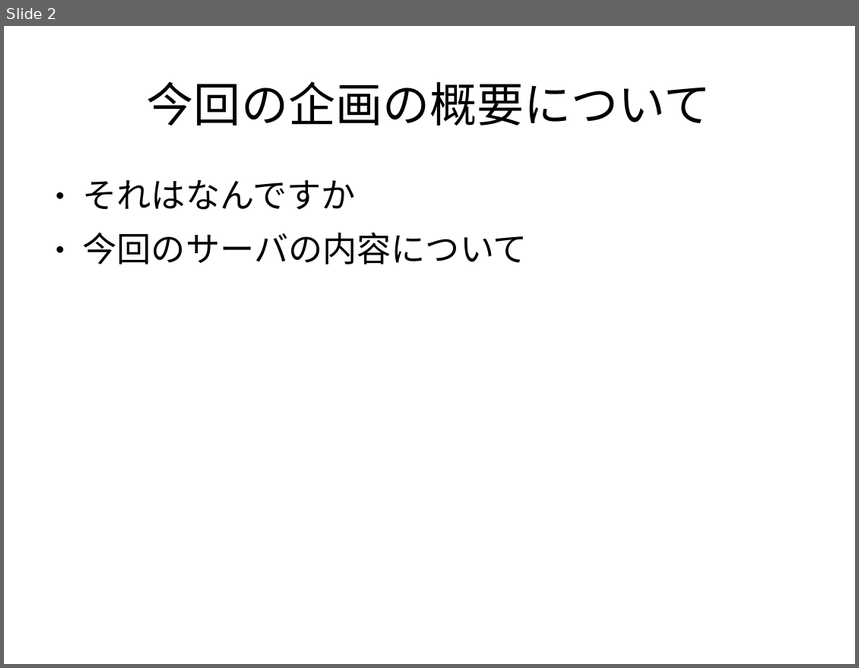
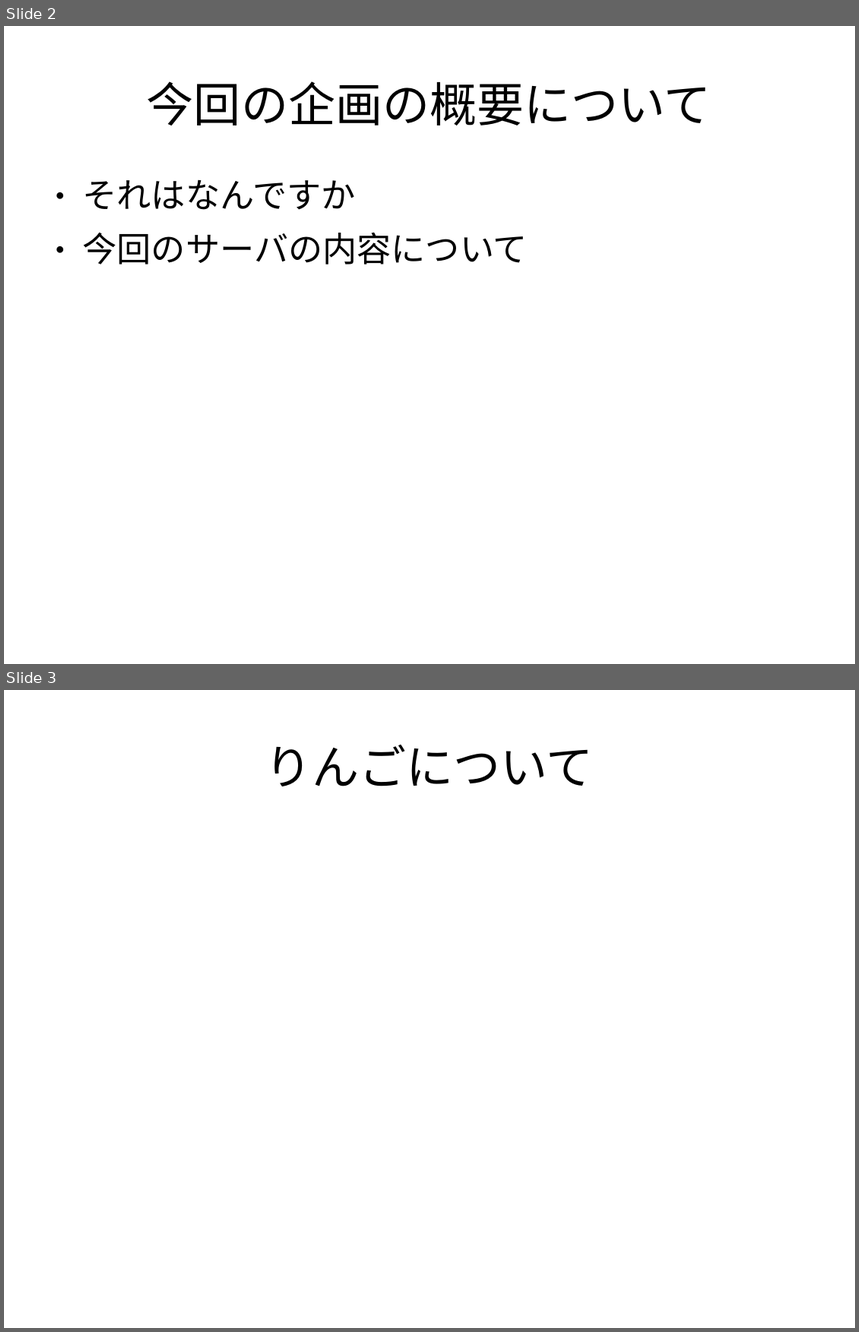
Before and after one commit to keitaroemotion/maturi, a slide deck: target/powerpoint/sampleppt.ppt. Shown one above the other, each under a label of ours: slide 2 before the commit, slides 2 and 3 after it. The pictures are 859x668 and 859x1332 pixels, drawn with LibreOffice and Linux fonts; fonts in the diff are those of the drawing. Boxes give left, top, right and bottom in pixels: in the first picture for what was removed or moved away, otherwise in the second. Text is boxed around its words. In the diff, an @@ line names an element or a change of style, - is before the commit and + after.

```diff
--- a/target/powerpoint/sampleppt.ppt
+++ b/target/powerpoint/sampleppt.ppt
@@ slide 3 added at [4, 690, 855, 1328], background #FFFFFF @@
@@ title added at [265, 745, 594, 787], 44 pt, text #000000 @@
+りんごについて
```
Also in this commit, not shown: 1 other slide added, 3 other files.
